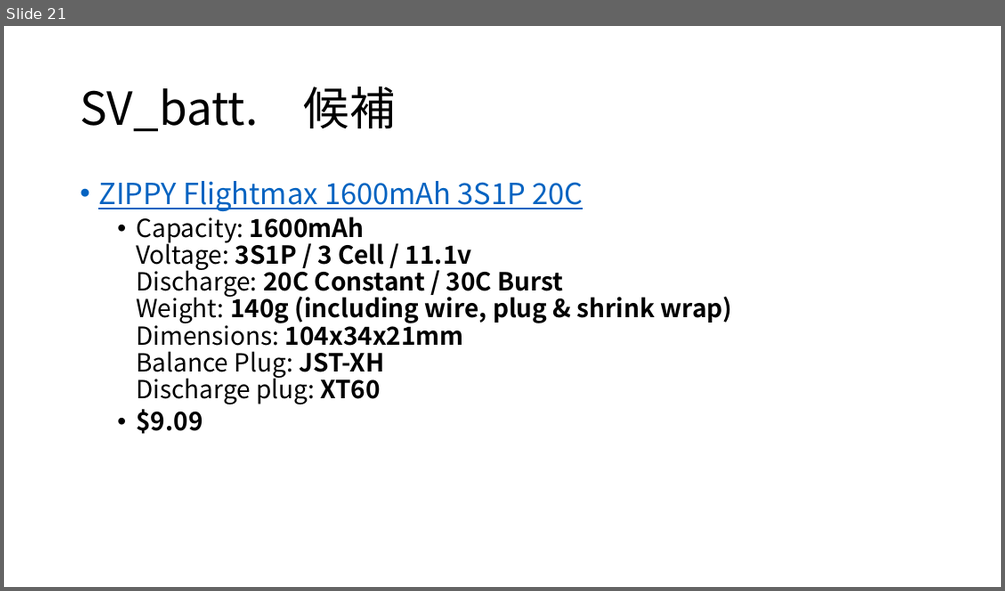
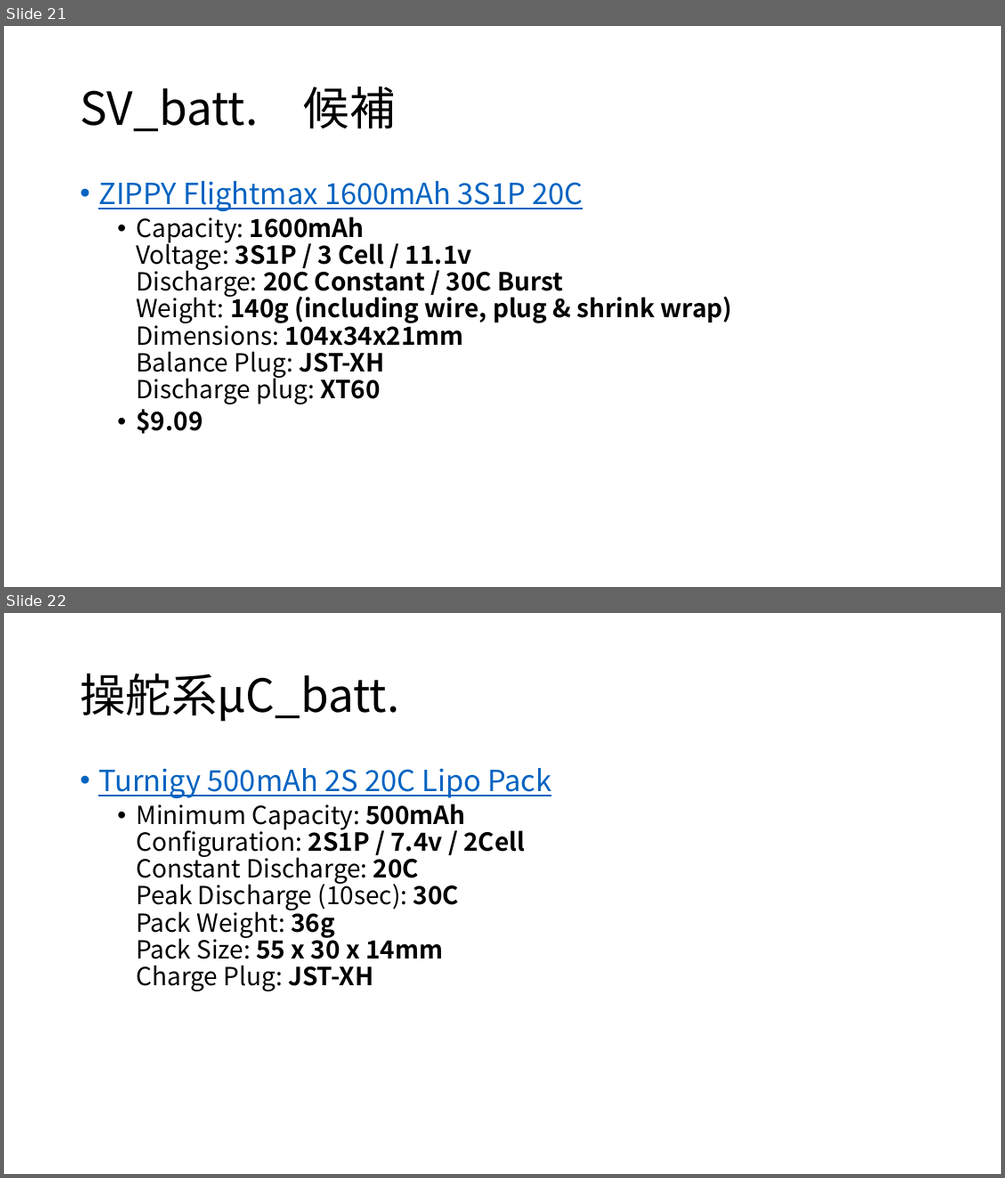
Before and after one commit to TORICA/avio17, a slide deck: 電装全体構成_TORICA_17_LUMINOUS.pptx. Shown one above the other, each under a label of ours: slide 21 before the commit, slides 21 and 22 after it. The pictures are 1005x591 and 1005x1178 pixels, drawn with LibreOffice and Linux fonts; fonts in the diff are those of the drawing. Boxes give left, top, right and bottom in pixels: in the first picture for what was removed or moved away, otherwise in the second. Text is boxed around its words. In the diff, an @@ line names an element or a change of style, - is before the commit and + after.

```diff
--- a/電装全体構成_TORICA_17_LUMINOUS.pptx
+++ b/電装全体構成_TORICA_17_LUMINOUS.pptx
@@ slide 22 added at (4,613,1001,1174), background #FFFFFF @@
@@ title added at (80,674,399,722), 44 pt, text #000000 @@
+操舵系μC_batt.
@@ text added at (98,768,551,991), 24 pt, text #000000 @@
+• Turnigy 500mAh 2S 20C Lipo Pack
+  • Minimum Capacity: 500mAh
+    Configuration: 2S1P / 7.4v / 2Cell
+    Constant Discharge: 20C
+    Peak Discharge (10sec): 30C
+    Pack Weight: 36g
+    Pack Size: 55 x 30 x 14mm
+    Charge Plug: JST-XH
```
Also in this commit, not shown: 1 slide changed, 1 other slide added.
